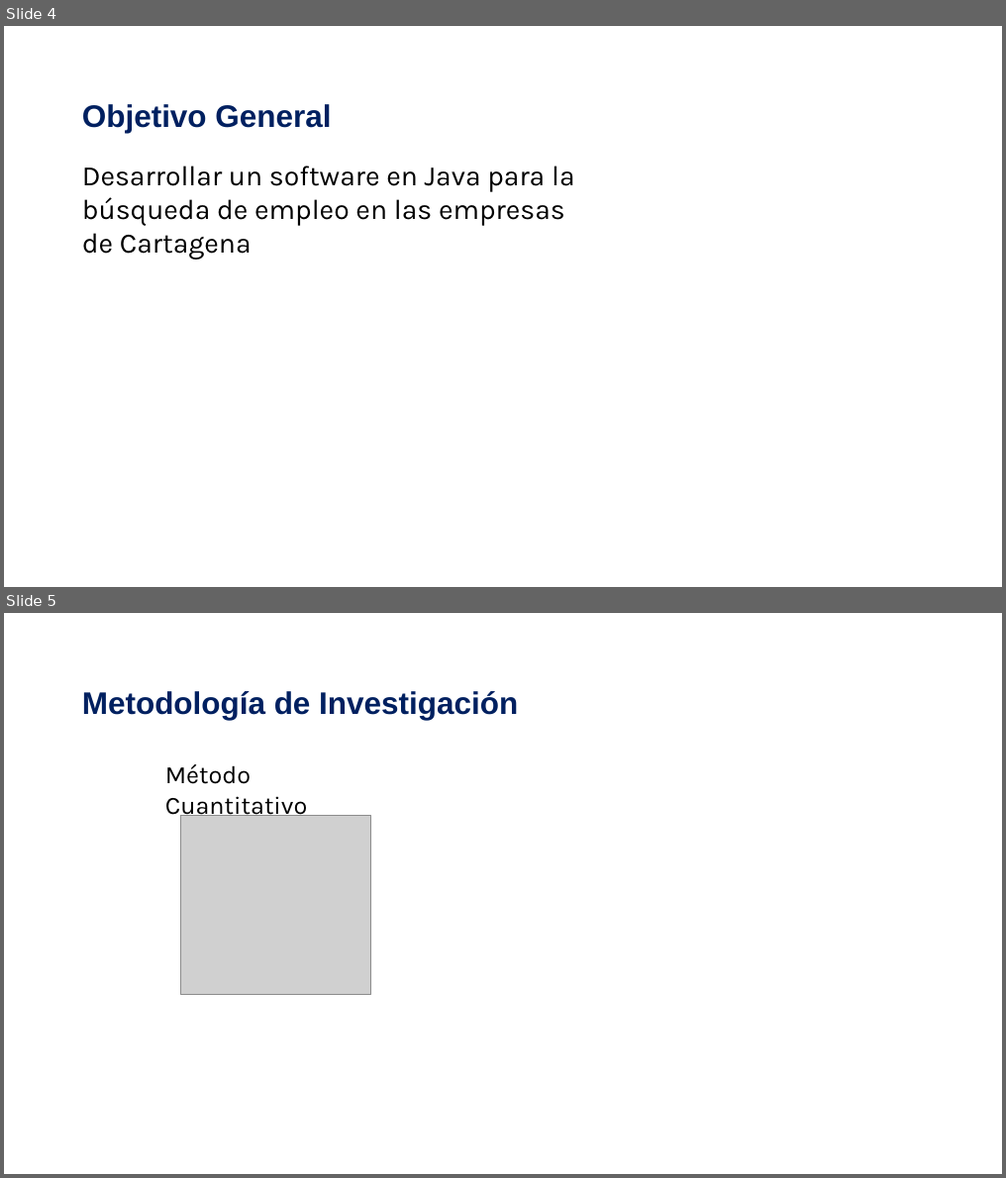
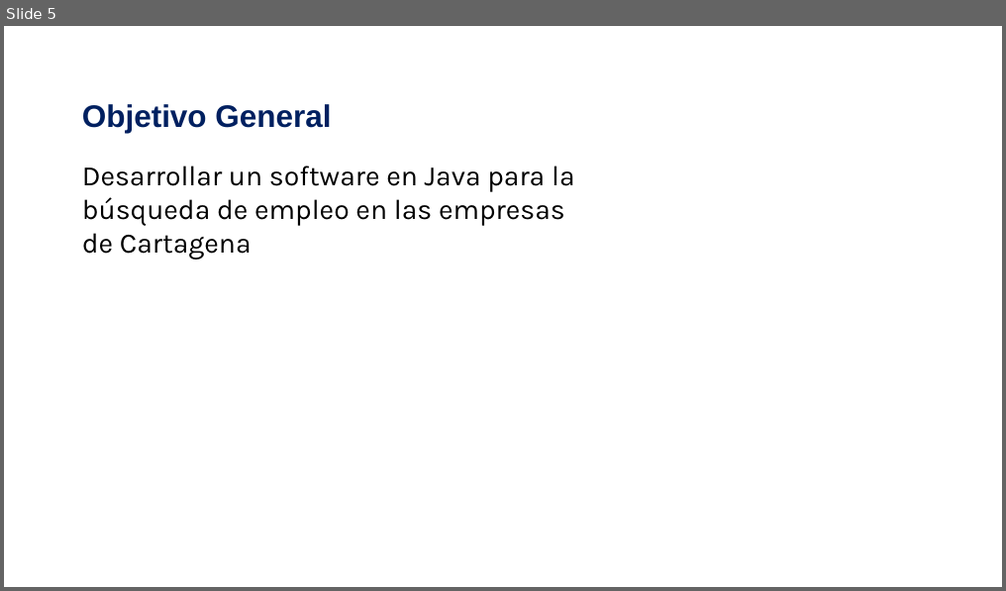
Before and after one commit to santiago-sarria23/talentHunter, a slide deck: Proyecto de Aula 2025.pptx. Shown one above the other, each under a label of ours: slides 4 and 5 before the commit, slide 5 after it. The pictures are 1006x1178 and 1006x591 pixels, drawn with LibreOffice and Linux fonts; fonts in the diff are those of the drawing; grey boxes stand for pictures; background and template pictures are left out. Boxes give left, top, right and bottom in pixels: in the first picture for what was removed or moved away, otherwise in the second. Text is boxed around its words. In the diff, an @@ line names an element or a change of style, - is before the commit and + after.

```diff
--- a/Proyecto de Aula 2025.pptx
+++ b/Proyecto de Aula 2025.pptx
@@ slide 5 removed at <box>4,613,1002,1174</box>, background picture (left out) @@
@@ title removed at <box>82,691,518,720</box> @@
-Metodología de Investigación
@@ text removed at <box>165,764,308,820</box> @@
-Método Cuantitativo
@@ picture removed at <box>180,816,371,994</box> @@
@@ what was slide 4 is now slide 5 @@
```
Also in this commit, not shown: 1 slide changed, 5 slides added, 3 other slides removed, 14 other files.
